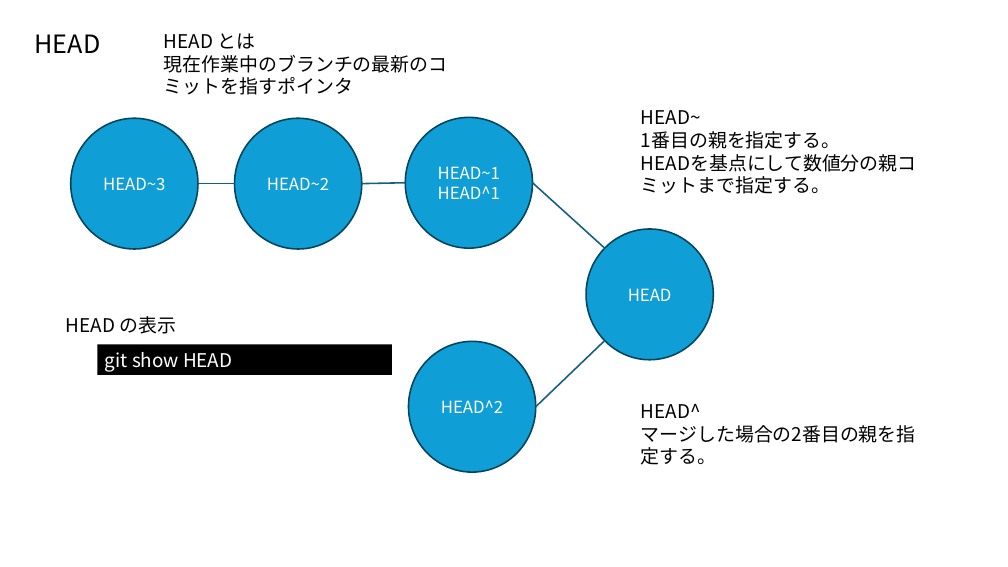
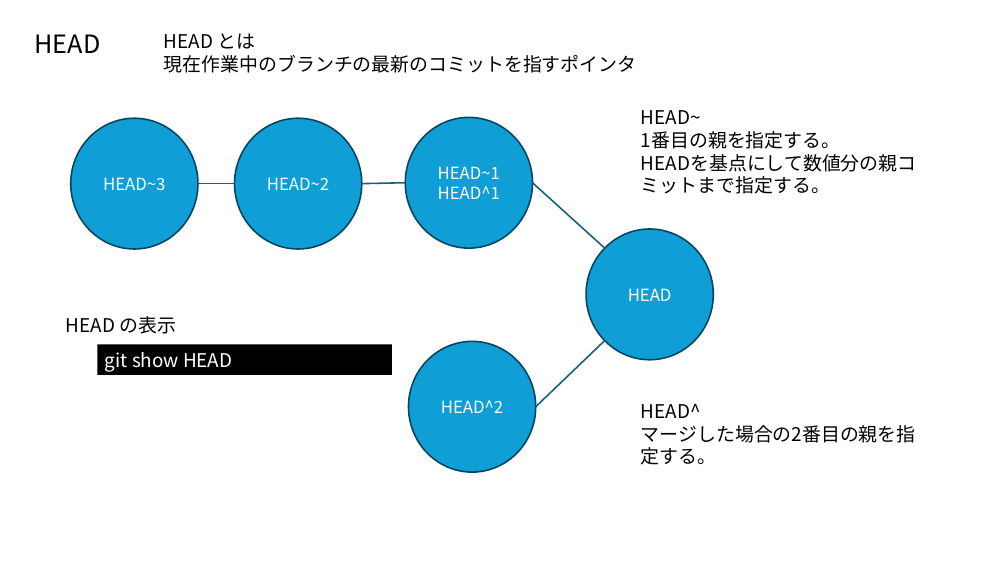
Before and after one commit to tak4/_doc_, a slide deck: slide 1 of _office_doc_/git/git_head.pptx. Drawn at 1008x567 pixels with LibreOffice and Linux fonts; fonts in the diff are those of the drawing. Boxes give left, top, right and bottom in pixels: in the first picture for what was removed or moved away, otherwise in the second. Text is boxed around its words. In the diff, an @@ line names an element or a change of style, - is before the commit and + after.

Commit message:
modiry git_head.pptx

```diff
--- a/_office_doc_/git/git_head.pptx
+++ b/_office_doc_/git/git_head.pptx
@@ text "HEAD とは" rewrapped from [164, 33, 447, 95] to [164, 33, 636, 73] @@
```
